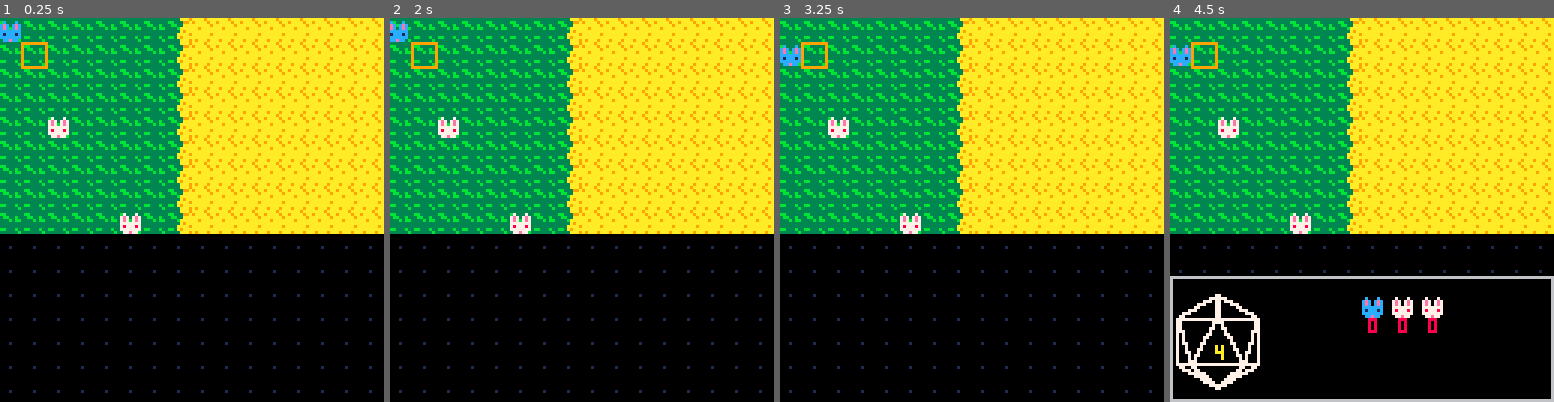
Above: before the commit, frames 1-4 (left to right).
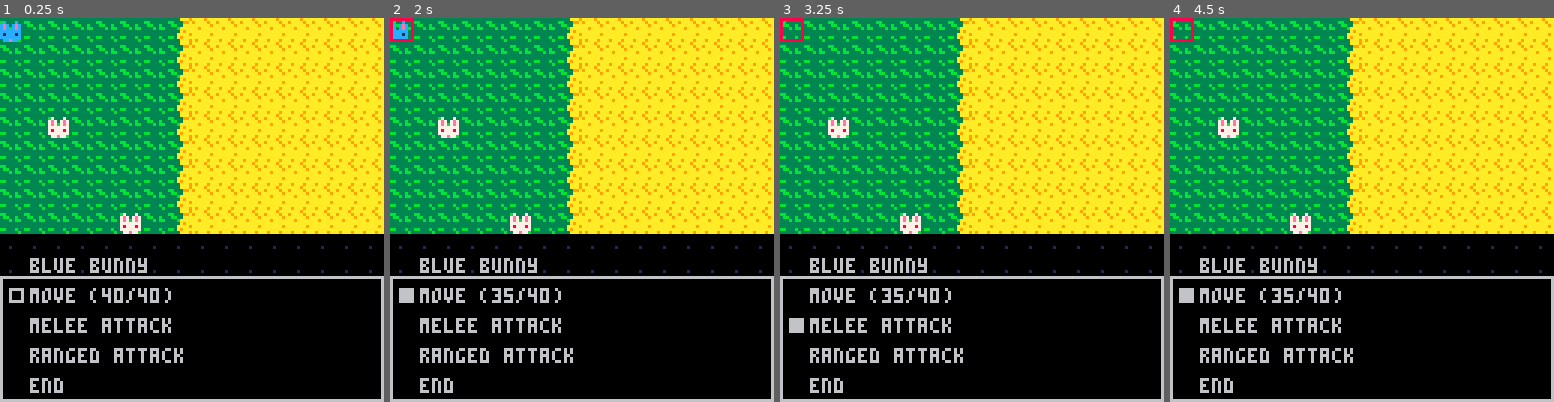
Above: after the commit, the same moments.

Repository: graphitical/d8-knight
Game: PICO-8 cartridge main.p8
Same seed, same stepped clock (60 frames per second), same inputs: the game is played once before the commit and once after it.
Inputs:
- Up to frame 1 (0.25 s): no input
- Up to frame 2 (2 s): tap O (Z key) at 0.33, 0.7, 1.43 s; tap X (X key) at 1.07 s; hold Left from 1.97 s (still down)
- Up to frame 3 (3.25 s): tap X (X key) every 0.33 s from 2.07 to 3.07 s; tap O (Z key) at 2.22, 3.1 s; release Left at 2.37 s; hold Down 2.42-2.82 s; hold Right from 2.87 s (still down)
- Up to frame 4 (4.5 s): tap X (X key) every 0.33 s from 3.4 to 4.4 s; release Right at 3.53 s; hold Up 3.58-4.08 s; tap O (Z key) at 3.98 s; hold Right from 4.13 s (still down)

The runs differ from the first frame. In frame 1, 5.5% of the frame differs, in the area x 0-100%, y 6-100%; in frame 2, 5.7%; in frame 3, 6.0%, in the area x 0-100%, y 0-100%; in frame 4, 5.9%.

Commit message:
Update combat to new structure

Diff:
--- a/main.p8
+++ b/main.p8
@@ -17,9 +17,9 @@
   end
 
   -- mmenu_ini()
-  exp_ini()
+  -- exp_ini()
   -- init_ini()
-  -- cmbt_ini()
+  cmbt_ini()
 end
 
 function _update()
@@ -44,11 +44,19 @@
     bktrk=0,
     sp=236,
     mv=move_pc,
+    cmv=cmbt_move,
     up=upd_pc,
     dr=draw_pc,
+    et=end_turn_pc,
     ani={236,237,238,239},
     cani=236,
-    type='pc'
+    type='pc',
+    opts= {
+      'move',
+      'melee attack',
+      'ranged attack',
+      'end'
+    }
   }
 end
 
@@ -231,12 +239,13 @@
 function exp_upd()
   for e in all(c.ents) do
     if e.type=='pc' then
-      if (btnp(⬅️)) e:mv(-1, 0)
-      if (btnp(➡️)) e:mv( 1, 0)
-      if (btnp(⬆️)) e:mv( 0,-1)
-      if (btnp(⬇️)) e:mv( 0, 1)
+      for i=0,3 do
+        if (btnp(i)) c.ents[pturn]:mv(getdx(i),getdy(i))
+      end
       -- dummy way to enter combat
-      if e.i == 1 and e.j == 1 then
+      if e.i == 1 and e.j == 1
+      and e.ox == 0 and e.oy == 0
+      then
         init_ini()
       end
     end
@@ -258,90 +267,58 @@
 function cmbt_ini()
   g.upd = cmbt_upd
   g.drw = cmbt_drw
-  cmbt_states={init=0,menu=1,move=2,mattack=3,rattack=4,end_turn=5}
-  --  cmbt_state = cmbt_states.menu
-  cmbt_state = cmbt_states.init
-  s=0
   rval = 21
   rtime = 2
   rcount = 0
-end
-
-function render_path(pc)
- if #pc.tail == 0 then
-  return
- end
- for n=pc.bktrk+1,#pc.tail do
-  local x0 = pc.tail[n][1]*8
-  local y0 = pc.tail[n][2]*8
-  rect(x0,y0,x0+7,y0+7,8)
- end
-end
-
-function end_turn(pc)
- c.player_turn = c.player_turn % 2 + 1
- pc.tail = {}
- pc.bktrk = 0
-end
-
-
-function cmbt_menu(pc, s, cmbt_state)
-  local scrn_sz = 128;
-  rect(0, 86, scrn_sz-1, scrn_sz-1, 6)
-  rectfill(1, 87, 126, 126, 0)
-
-  local line_start = 90;
-  local line_delta = 10;
-
-  print(pc.name, 10, 80, 6)
-
-  local cmds = {"move ("..5*(pc.mvmt-#pc.tail).."/"..5*pc.mvmt..")", "melee attack",
-    "ranged attack", "end turn"}
-  for i=1,4 do
-    print(cmds[i], 10, line_start+(i-1)*line_delta, 6)
-  end
-
-  if (cmbt_state != cmbt_states.menu) then
-    rectfill(3, line_start+line_delta*s, 7, line_start+s*line_delta+4, 6)
-  else
-    rect(3, line_start+line_delta*s, 7, line_start+s*line_delta+4, 6)
-  end
+  pturn = 1
+  cmenu = {
+    dr=menu_draw,
+    up=menu_upd,
+    s=0,
+    p=false
+  }
+end
+
+function getdx(i)
+  if i == 0 then
+    return -1
+  elseif i==1 then
+    return 1
+  end
+  return 0
+end
+
+function getdy(i)
+  if i == 2 then
+    return -1
+  elseif i==3 then
+    return 1
+  end
+  return 0
 end
 
 function cmbt_upd()
- local pc = c.players[c.player_turn]
- -- Menu select state
-  if cmbt_state == cmbt_states.menu then
-    if (btnp(⬆️)) s = (s - 1) % 4 -- 4 is the number of commands we cycle though
-    if (btnp(⬇️)) s = (s + 1) % 4
-    if (btnp(❎)) cmbt_state = s + 2
-  -- Movement State
-  elseif cmbt_state == cmbt_states.move then
-    if (btnp(⬅️)) e:move(-1, 0)
-    if (btnp(➡️)) e:move( 1, 0)
-    if (btnp(⬆️)) e:move( 0,-1)
-    if (btnp(⬇️)) e:move( 0, 1)
-    if (btnp(❎)) cmbt_state = cmbt_states.menu
-  -- TODO: Attack states. Items?
-  elseif cmbt_state == cmbt_states.mattack or cmbt_state == cmbt_states.rattack then
-    -- Prevent backtracking if we've
-    -- already moved
-    if #pc.tail > 0 then
-      pc.bktrk = #pc.tail
+  if cmenu.p then
+    local pc = c.ents[pturn]
+    -- Movement
+    if cmenu.s == 0 then
+      for i=0,3 do
+        if (btnp(i)) pc:cmv(getdx(i),getdy(i))
+      end
+    -- Attack
+    elseif cmenu.s==1 and cmenu.s==2 then
+      -- Placeholder
+    -- End Turn
+    elseif cmenu.s == 3 then
+      pc:et()
+      pturn = (pturn+1)%#c.ents + 1
     end
-    if (btnp(❎)) cmbt_state = cmbt_states.menu
-  elseif cmbt_state == cmbt_states.end_turn then
-    end_turn(pc)
-    cmbt_state = cmbt_states.menu
-    s = 0
-  else
-    -- if (btnp(4)) cmbt_state = cmbt_states.menu
-  end
-end
-
-
-function upd_roll()
-
+  end
+
+  for e in all(c.ents) do
+    e:up()
+  end
+  cmenu:up()
 end
 
 function cmbt_drw()
@@ -349,6 +326,121 @@
   map()
   for e in all(c.ents) do
     e:dr()
+  end
+  -- draw menu
+  cmenu:dr()
+  if debug then
+    print('pturn-'..pturn,90,120,9)
+    -- print(cmenu.s)
+  end
+end
+
+function menu_draw(self)
+  local scrn_sz = 128;
+  rect(0, 86, scrn_sz-1, scrn_sz-1, 6)
+  rectfill(1, 87, 126, 126, 0)
+  local line_start = 90;
+  local line_delta = 10;
+
+  local act = c.ents[pturn]
+  print(act.name, 10, 80, 6)
+
+  local opts = act.opts
+  opts[1] = "move ("..5*(act.mvmt-#act.tail).."/"..5*act.mvmt..")"
+  for i=1,#act.opts do
+    print(opts[i], 10, line_start+(i-1)*line_delta, 6)
+  end
+
+  if self.p then
+    rectfill(3, line_start+line_delta*self.s, 7, line_start+self.s*line_delta+4, 6)
+  else
+    rect(3, line_start+line_delta*self.s, 7, line_start+self.s*line_delta+4, 6)
+  end
+end
+
+function menu_upd(self)
+  if self.p then
+    if (btnp(❎)) self.p = false
+  else
+    if (btnp(⬆️)) self.s-=1
+    if (btnp(⬇️)) self.s+=1
+    self.s = self.s%4
+    if (btnp(❎)) self.p=true
+  end
+end
+
+
+function render_path(pc)
+ if #pc.tail == 0 then
+  return
+ end
+ for n=pc.bktrk+1,#pc.tail do
+  local x0 = pc.tail[n][1]*8
+  local y0 = pc.tail[n][2]*8
+  rect(x0,y0,x0+7,y0+7,8)
+ end
+end
+
+function end_turn_pc(pc)
+ pc.tail = {}
+ pc.bktrk = 0
+end
+
+function cmbt_menu(pc, s, cmbt_state)
+  local scrn_sz = 128;
+  rect(0, 86, scrn_sz-1, scrn_sz-1, 6)
+  rectfill(1, 87, 126, 126, 0)
+
+  local line_start = 90;
+  local line_delta = 10;
+
+  print(pc.name, 10, 80, 6)
+
+  local cmds = {"move ("..5*(pc.mvmt-#pc.tail).."/"..5*pc.mvmt..")", "melee attack",
+    "ranged attack", "end turn"}
+  for i=1,4 do
+    print(cmds[i], 10, line_start+(i-1)*line_delta, 6)
+  end
+
+  if (cmbt_state != cmbt_states.menu) then
+    rectfill(3, line_start+line_delta*s, 7, line_start+s*line_delta+4, 6)
+  else
+    rect(3, line_start+line_delta*s, 7, line_start+s*line_delta+4, 6)
+  end
+end
+
+
+function old_cmbt_upd()
+  for e in all(c.ents) do
+    if e.type=='pc' then
+      -- Menu select state
+        if cmbt_state == cmbt_states.menu then
+          if (btnp(⬆️)) s = (s - 1) % 4 -- 4 is the number of commands we cycle though
+          if (btnp(⬇️)) s = (s + 1) % 4
+          if (btnp(❎)) cmbt_state = s + 2
+        -- Movement State
+        elseif cmbt_state == cmbt_states.move then
+          if (btnp(⬅️)) e:move(-1, 0)
+          if (btnp(➡️)) e:move( 1, 0)
+          if (btnp(⬆️)) e:move( 0,-1)
+          if (btnp(⬇️)) e:move( 0, 1)
+          if (btnp(❎)) cmbt_state = cmbt_states.menu
+        -- TODO: Attack states. Items?
+        elseif cmbt_state == cmbt_states.mattack or cmbt_state == cmbt_states.rattack then
+          -- Prevent backtracking if we've
+          -- already moved
+          if #e.tail > 0 then
+            e.bktrk = #e.tail
+          end
+          if (btnp(❎)) cmbt_state = cmbt_states.menu
+        elseif cmbt_state == cmbt_states.end_turn then
+          end_turn(e)
+          cmbt_state = cmbt_states.menu
+          s = 0
+        else
+          -- if (btnp(4)) cmbt_state = cmbt_states.menu
+        end
+      end
   end
 end
 
@@ -384,8 +476,7 @@
   -- done rolling init
   if p == #c.ents and
            not roll then
-    g.upd = cmbt_upd
-    g.drw = cmbt_drw
+    cmbt_ini()
   end
 end
 
